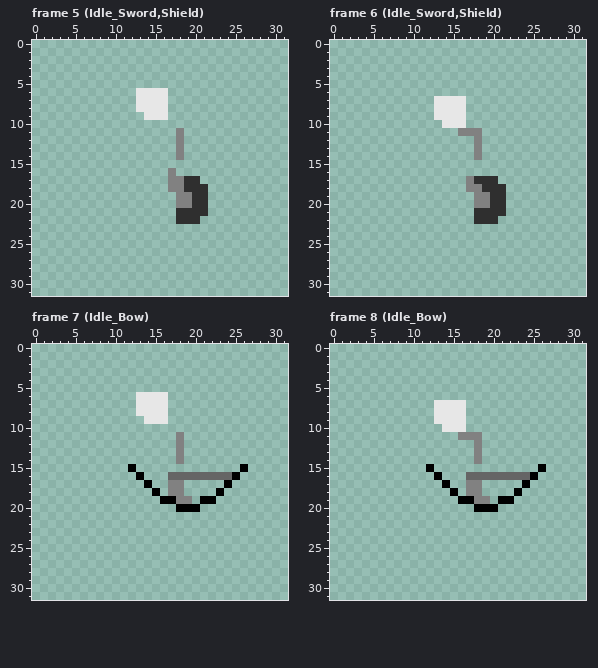
Pixel-art file, stored at Test/Human Male Model.aseprite. That is the earlier state.
32x32 pixels, 300 frames. Colours within 5 levels of each other are drawn and written as one. Shown: frame 5 (Idle_Sword,Shield), frame 6 (Idle_Sword,Shield), frame 7 (Idle_Bow), frame 8 (Idle_Bow). The commit also changed other frames, which this record leaves out.
New version:
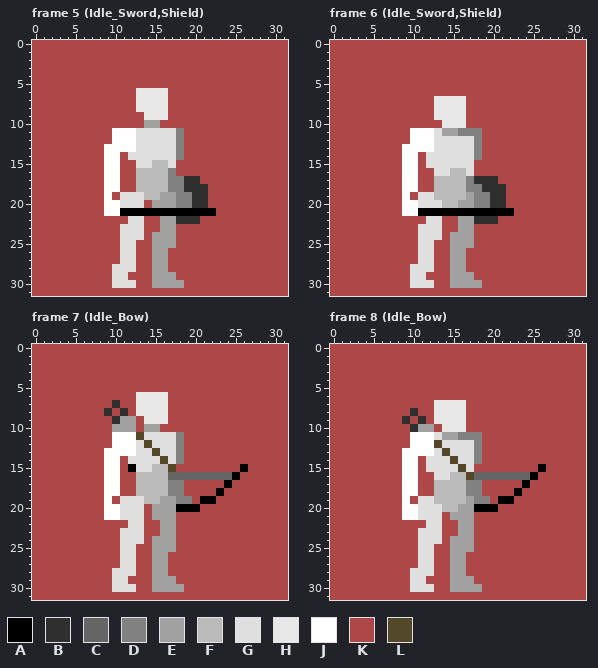
Palette (. is transparent): A #000000  B #2f2f2f  C #656565  D #818181  E #a1a1a1  F #bababa  G #dfdfdf  H #e7e7e7  J #ffffff  K #ae4747  L #534827
The edit:
layer "Background" added
layer "Back Leg/Bare" now shown
layer "Torso/Bare" now shown
layer "Front Leg/Bare" now shown
layer "Front Arm/Bare" now shown
Changed rows in their new state; - is an unchanged pixel.
Frame 5 (Idle_Sword,Shield):
first column x 0:
 0 KKKKKKKKKKKKKKKKKKKKKKKKKKKKKKKK
 1 KKKKKKKKKKKKKKKKKKKKKKKKKKKKKKKK
 2 KKKKKKKKKKKKKKKKKKKKKKKKKKKKKKKK
 3 KKKKKKKKKKKKKKKKKKKKKKKKKKKKKKKK
 4 KKKKKKKKKKKKKKKKKKKKKKKKKKKKKKKK
 5 KKKKKKKKKKKKKKKKKKKKKKKKKKKKKKKK
 6 KKKKKKKKKKKKK----KKKKKKKKKKKKKKK
 7 KKKKKKKKKKKKK----KKKKKKKKKKKKKKK
 8 KKKKKKKKKKKKK----KKKKKKKKKKKKKKK
 9 KKKKKKKKKKKKKK---KKKKKKKKKKKKKKK
10 KKKKKKKKKKKKKKEEKKKKKKKKKKKKKKKK
11 KKKKKKKKKKJJJGGGGG-KKKKKKKKKKKKK
12 KKKKKKKKKKJJJGGGGG-KKKKKKKKKKKKK
13 KKKKKKKKKJJJJGGGGG-KKKKKKKKKKKKK
14 KKKKKKKKKJJKGGGGGG-KKKKKKKKKKKKK
15 KKKKKKKKKJJKKGGFFGKKKKKKKKKKKKKK
16 KKKKKKKKKJJKKFFFF-KKKKKKKKKKKKKK
17 KKKKKKKKKJJKKFFFF----KKKKKKKKKKK
18 KKKKKKKKKJJKKFFFF-----KKKKKKKKKK
19 KKKKKKKKKJKGGGFFEE----KKKKKKKKKK
20 KKKKKKKKKJJGGGKEEE----KKKKKKKKKK
21 KKKKKKKKKJJAAAAAAAAAAAAKKKKKKKKK
22 KKKKKKKKKKKKGGKKEE---KKKKKKKKKKK
23 KKKKKKKKKKKGGGKKEEKKKKKKKKKKKKKK
24 KKKKKKKKKKKGGGKEEEKKKKKKKKKKKKKK
25 KKKKKKKKKKKGGKKEEEKKKKKKKKKKKKKK
26 KKKKKKKKKKKGGKKEEKKKKKKKKKKKKKKK
27 KKKKKKKKKKKGGKKEEKKKKKKKKKKKKKKK
28 KKKKKKKKKKGGGKKEEKKKKKKKKKKKKKKK
29 KKKKKKKKKKGGKKKEEEKKKKKKKKKKKKKK
30 KKKKKKKKKKGGGKKEEEEKKKKKKKKKKKKK
31 KKKKKKKKKKKKKKKKKKKKKKKKKKKKKKKK
Frame 6 (Idle_Sword,Shield):
first column x 0:
 0 KKKKKKKKKKKKKKKKKKKKKKKKKKKKKKKK
 1 KKKKKKKKKKKKKKKKKKKKKKKKKKKKKKKK
 2 KKKKKKKKKKKKKKKKKKKKKKKKKKKKKKKK
 3 KKKKKKKKKKKKKKKKKKKKKKKKKKKKKKKK
 4 KKKKKKKKKKKKKKKKKKKKKKKKKKKKKKKK
 5 KKKKKKKKKKKKKKKKKKKKKKKKKKKKKKKK
 6 KKKKKKKKKKKKKKKKKKKKKKKKKKKKKKKK
 7 KKKKKKKKKKKKK----KKKKKKKKKKKKKKK
 8 KKKKKKKKKKKKK----KKKKKKKKKKKKKKK
 9 KKKKKKKKKKKKK----KKKKKKKKKKKKKKK
10 KKKKKKKKKKKKKK---KKKKKKKKKKKKKKK
11 KKKKKKKKKKJJJGEE---KKKKKKKKKKKKK
12 KKKKKKKKKKJJJGGGGG-KKKKKKKKKKKKK
13 KKKKKKKKKJJJJGGGGG-KKKKKKKKKKKKK
14 KKKKKKKKKJJKGGGGGG-KKKKKKKKKKKKK
15 KKKKKKKKKJJKGGGGGGKKKKKKKKKKKKKK
16 KKKKKKKKKJJKKGGFFGKKKKKKKKKKKKKK
17 KKKKKKKKKJJKKFFFF----KKKKKKKKKKK
18 KKKKKKKKKJJKKFFFF-----KKKKKKKKKK
19 KKKKKKKKKJKGGFFFFE----KKKKKKKKKK
20 KKKKKKKKKJJGGGFFEE----KKKKKKKKKK
21 KKKKKKKKKJJAAAAAAAAAAAAKKKKKKKKK
22 KKKKKKKKKKKKGGKKEE---KKKKKKKKKKK
23 KKKKKKKKKKKGGGKKEEKKKKKKKKKKKKKK
24 KKKKKKKKKKKGGGKEEEKKKKKKKKKKKKKK
25 KKKKKKKKKKKGGKKEEEKKKKKKKKKKKKKK
26 KKKKKKKKKKKGGKKEEKKKKKKKKKKKKKKK
27 KKKKKKKKKKKGGKKEEKKKKKKKKKKKKKKK
28 KKKKKKKKKKGGGKKEEKKKKKKKKKKKKKKK
29 KKKKKKKKKKGGKKKEEEKKKKKKKKKKKKKK
30 KKKKKKKKKKGGGKKEEEEKKKKKKKKKKKKK
31 KKKKKKKKKKKKKKKKKKKKKKKKKKKKKKKK
Frame 7 (Idle_Bow):
first column x 0:
 0 KKKKKKKKKKKKKKKKKKKKKKKKKKKKKKKK
 1 KKKKKKKKKKKKKKKKKKKKKKKKKKKKKKKK
 2 KKKKKKKKKKKKKKKKKKKKKKKKKKKKKKKK
 3 KKKKKKKKKKKKKKKKKKKKKKKKKKKKKKKK
 4 KKKKKKKKKKKKKKKKKKKKKKKKKKKKKKKK
 5 KKKKKKKKKKKKKKKKKKKKKKKKKKKKKKKK
 6 KKKKKKKKKKKKK----KKKKKKKKKKKKKKK
 7 KKKKKKKKKKBKK----KKKKKKKKKKKKKKK
 8 KKKKKKKKKBKBK----KKKKKKKKKKKKKKK
 9 KKKKKKKKKKBEEK---KKKKKKKKKKKKKKK
10 KKKKKKKKKKEEEKEEKKKKKKKKKKKKKKKK
11 KKKKKKKKKKJJJLGGGG-KKKKKKKKKKKKK
12 KKKKKKKKKKJJJGLGGG-KKKKKKKKKKKKK
13 KKKKKKKKKJJJJGGLGG-KKKKKKKKKKKKK
14 KKKKKKKKKJJKGGGGLG-KKKKKKKKKKKKK
15 KKKKKKKKKJJK-GGFFLKKKKKKKK-KKKKK
16 KKKKKKKKKJJKKFFFF---------KKKKKK
17 KKKKKKKKKJJKKFFFF--KKKKK-KKKKKKK
18 KKKKKKKKKJJKKFFFF--KKKK-KKKKKKKK
19 KKKKKKKKKJKGGGFFEE--K--KKKKKKKKK
20 KKKKKKKKKJJGGGKEEE---KKKKKKKKKKK
21 KKKKKKKKKJJGGGKEEEKKKKKKKKKKKKKK
22 KKKKKKKKKKKKGGKKEEKKKKKKKKKKKKKK
23 KKKKKKKKKKKGGGKKEEKKKKKKKKKKKKKK
24 KKKKKKKKKKKGGGKEEEKKKKKKKKKKKKKK
25 KKKKKKKKKKKGGKKEEEKKKKKKKKKKKKKK
26 KKKKKKKKKKKGGKKEEKKKKKKKKKKKKKKK
27 KKKKKKKKKKKGGKKEEKKKKKKKKKKKKKKK
28 KKKKKKKKKKGGGKKEEKKKKKKKKKKKKKKK
29 KKKKKKKKKKGGKKKEEEKKKKKKKKKKKKKK
30 KKKKKKKKKKGGGKKEEEEKKKKKKKKKKKKK
31 KKKKKKKKKKKKKKKKKKKKKKKKKKKKKKKK
Frame 8 (Idle_Bow):
first column x 0:
 0 KKKKKKKKKKKKKKKKKKKKKKKKKKKKKKKK
 1 KKKKKKKKKKKKKKKKKKKKKKKKKKKKKKKK
 2 KKKKKKKKKKKKKKKKKKKKKKKKKKKKKKKK
 3 KKKKKKKKKKKKKKKKKKKKKKKKKKKKKKKK
 4 KKKKKKKKKKKKKKKKKKKKKKKKKKKKKKKK
 5 KKKKKKKKKKKKKKKKKKKKKKKKKKKKKKKK
 6 KKKKKKKKKKKKKKKKKKKKKKKKKKKKKKKK
 7 KKKKKKKKKKKKK----KKKKKKKKKKKKKKK
 8 KKKKKKKKKKBKK----KKKKKKKKKKKKKKK
 9 KKKKKKKKKBKBK----KKKKKKKKKKKKKKK
10 KKKKKKKKKKBEEK---KKKKKKKKKKKKKKK
11 KKKKKKKKKKJJJGEE---KKKKKKKKKKKKK
12 KKKKKKKKKKJJJLGGGG-KKKKKKKKKKKKK
13 KKKKKKKKKJJJJGLGGG-KKKKKKKKKKKKK
14 KKKKKKKKKJJKGGGLGG-KKKKKKKKKKKKK
15 KKKKKKKKKJJKGGGGLGKKKKKKKK-KKKKK
16 KKKKKKKKKJJKKGGFFL--------KKKKKK
17 KKKKKKKKKJJKKFFFF--KKKKK-KKKKKKK
18 KKKKKKKKKJJKKFFFF--KKKK-KKKKKKKK
19 KKKKKKKKKJKGGFFFFE--K--KKKKKKKKK
20 KKKKKKKKKJJGGGFFEE---KKKKKKKKKKK
21 KKKKKKKKKJJGGGKEEEKKKKKKKKKKKKKK
22 KKKKKKKKKKKKGGKKEEKKKKKKKKKKKKKK
23 KKKKKKKKKKKGGGKKEEKKKKKKKKKKKKKK
24 KKKKKKKKKKKGGGKEEEKKKKKKKKKKKKKK
25 KKKKKKKKKKKGGKKEEEKKKKKKKKKKKKKK
26 KKKKKKKKKKKGGKKEEKKKKKKKKKKKKKKK
27 KKKKKKKKKKKGGKKEEKKKKKKKKKKKKKKK
28 KKKKKKKKKKGGGKKEEKKKKKKKKKKKKKKK
29 KKKKKKKKKKGGKKKEEEKKKKKKKKKKKKKK
30 KKKKKKKKKKGGGKKEEEEKKKKKKKKKKKKK
31 KKKKKKKKKKKKKKKKKKKKKKKKKKKKKKKK
